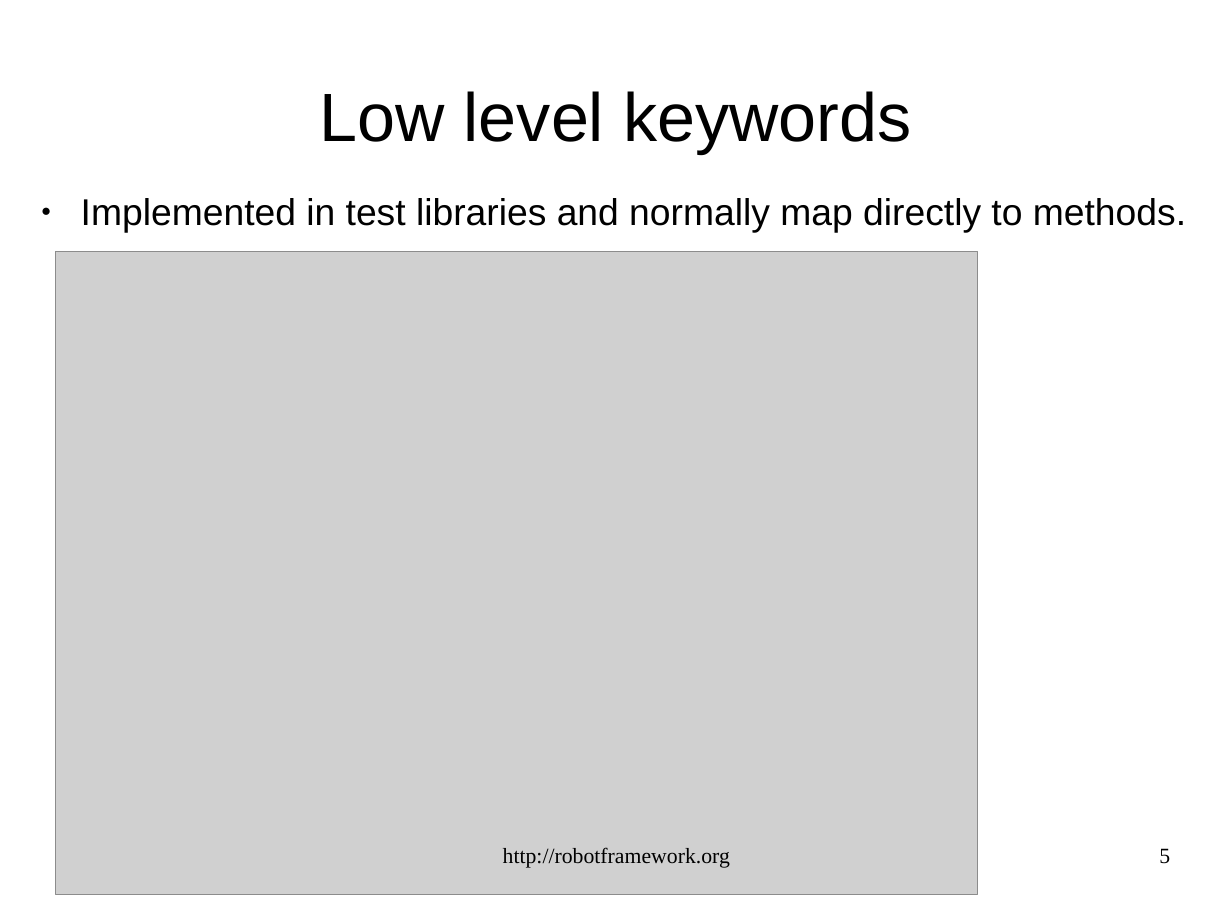
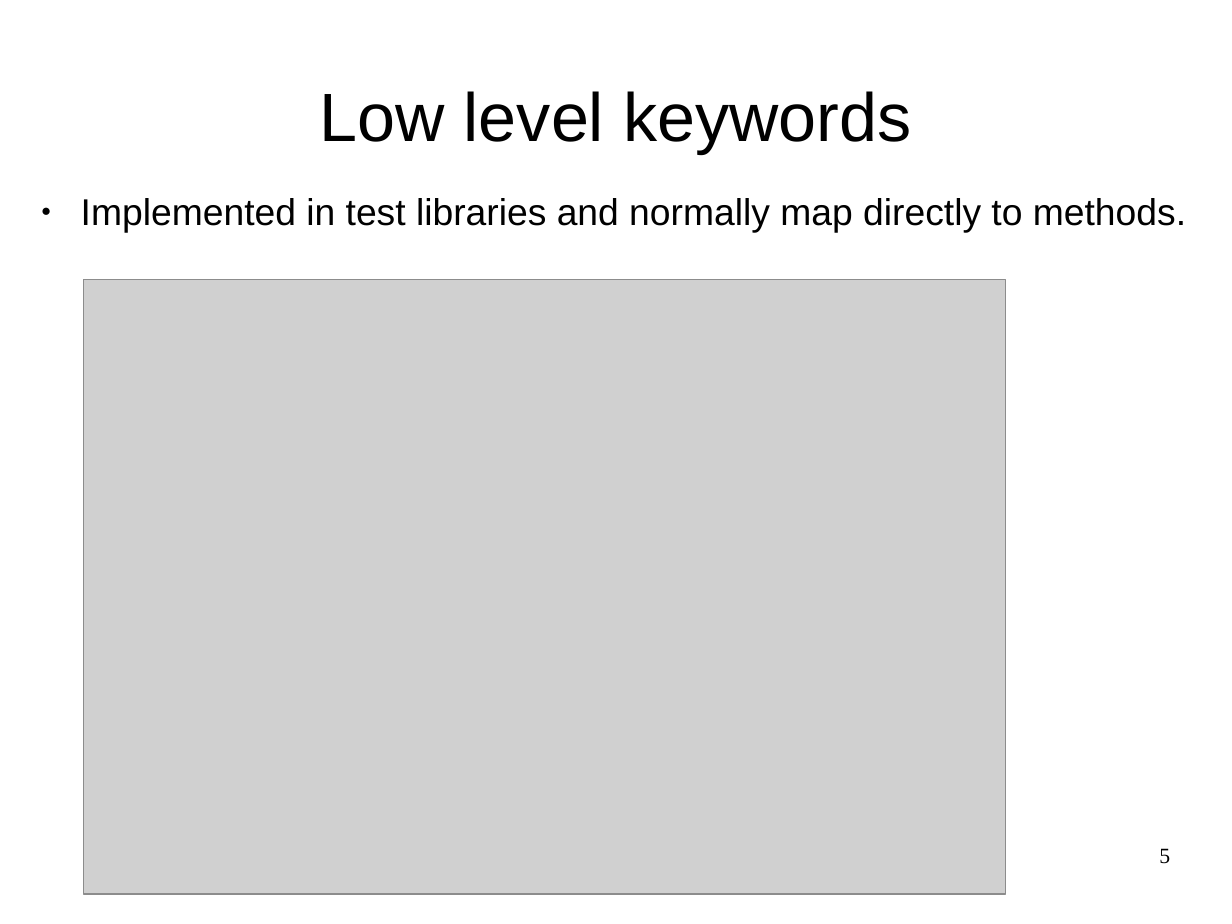
Before and after one commit to gdw2/robot-framework, a slide deck: slide 5 of proto/slides/demoslides.odp. Drawn at 1232x924 pixels with LibreOffice and Linux fonts; fonts in the diff are those of the drawing; grey boxes stand for pictures. Boxes give left, top, right and bottom in pixels: in the first picture for what was removed or moved away, otherwise in the second. Text is boxed around its words. In the diff, an @@ line names an element or a change of style, - is before the commit and + after.

```diff
--- a/proto/slides/demoslides.odp
+++ b/proto/slides/demoslides.odp
@@ text "Implemented in test libraries and ..." at (x1=81, y1=198, x2=1186, y2=233): less space between paragraphs @@
@@ picture resized from (x1=56, y1=252, x2=978, y2=894) to (x1=84, y1=279, x2=1006, y2=894) @@
@@ text removed at (x1=503, y1=847, x2=730, y2=868) @@
-http://robotframework.org
```
Also in this commit, not shown: 25 other slides changed, 1 slide added, 1 slide removed.
